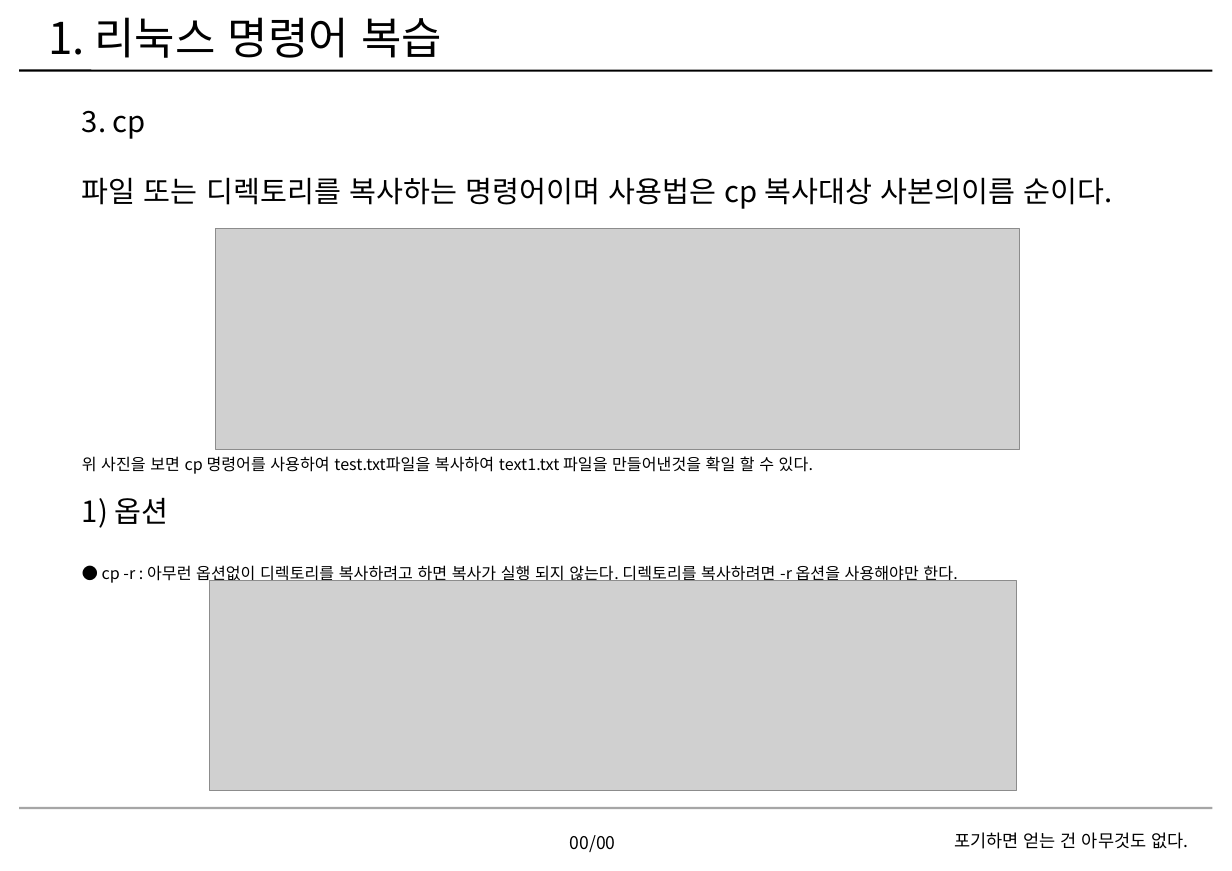
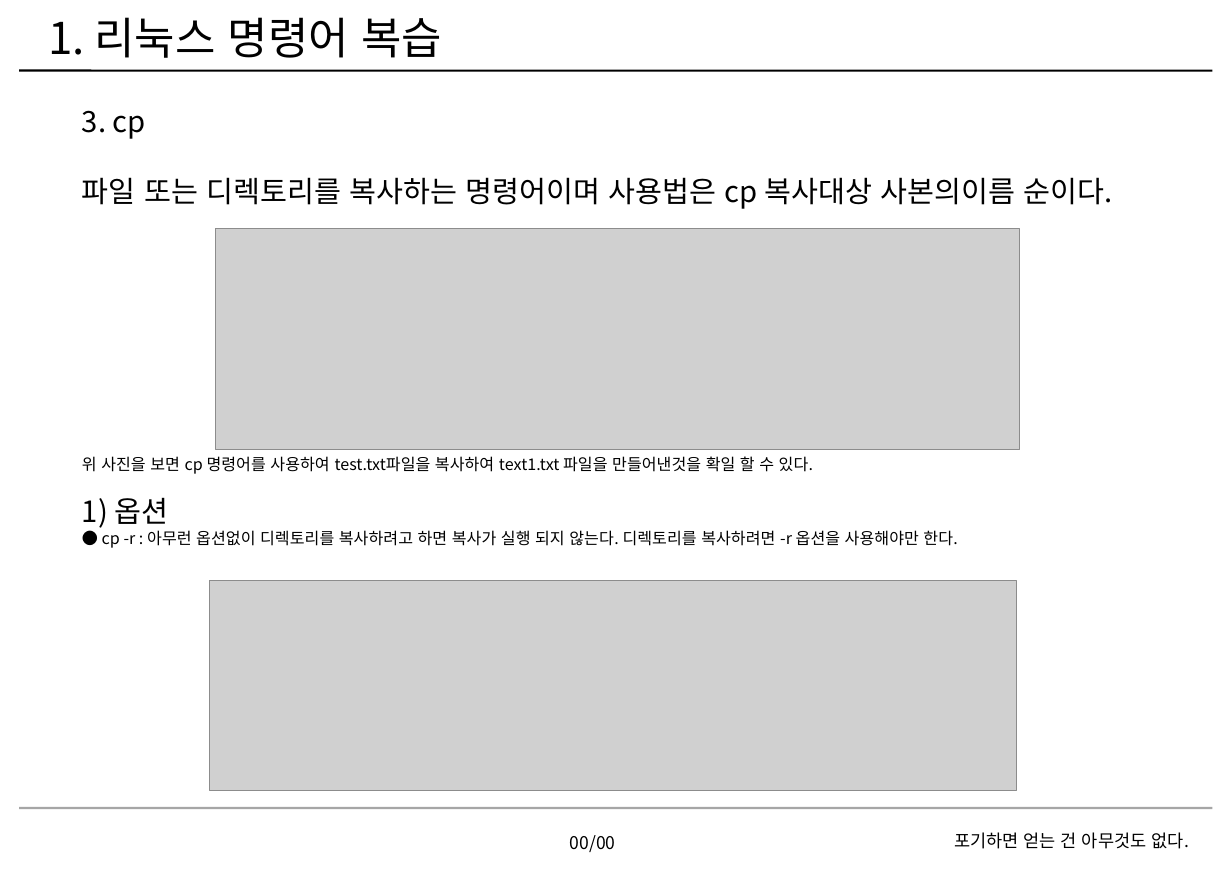
Before and after one commit to EmbeddedSchoolRepo/Lv01-02, a slide deck: slide 5 of HyunhoCha/homework/c/01/차현호1회차숙제.pptx. Drawn at 1232x871 pixels with LibreOffice and Linux fonts; fonts in the diff are those of the drawing; grey boxes stand for pictures; background and template pictures are left out. Boxes give left, top, right and bottom in pixels: in the first picture for what was removed or moved away, otherwise in the second. Text is boxed around its words. In the diff, an @@ line names an element or a change of style, - is before the commit and + after.

```diff
--- a/HyunhoCha/homework/c/01/차현호1회차숙제.pptx
+++ b/HyunhoCha/homework/c/01/차현호1회차숙제.pptx
@@ text "3. cp" rewrapped from (x1=82, y1=110, x2=1113, y2=584) to (x1=82, y1=110, x2=1113, y2=548) @@
```
Also in this commit, not shown: 6 other slides changed, 3 slides added, 1 slide removed.
